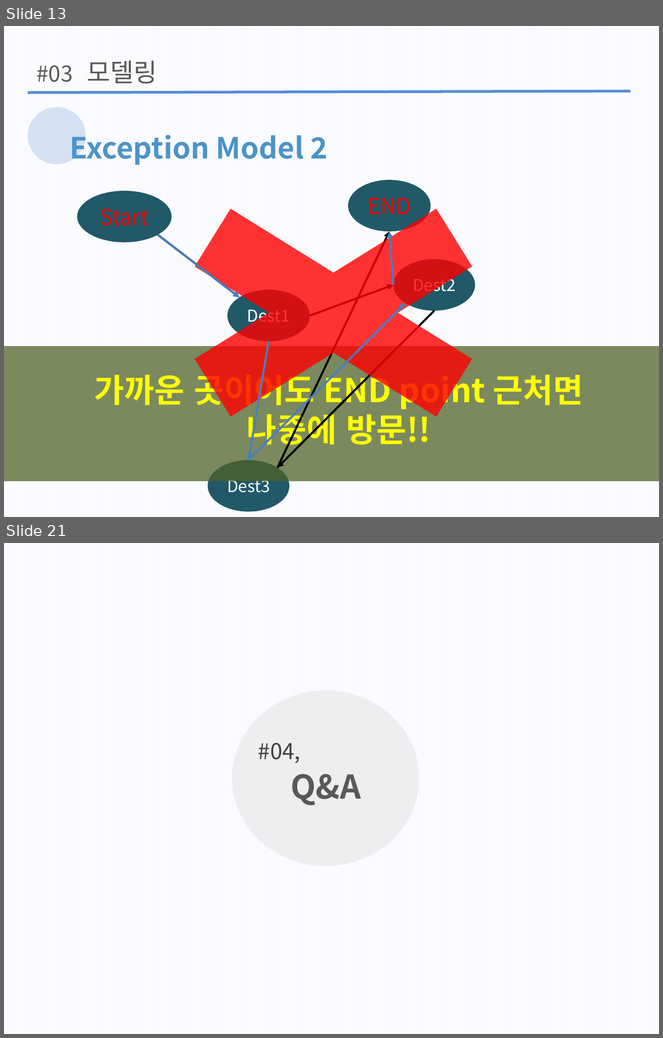
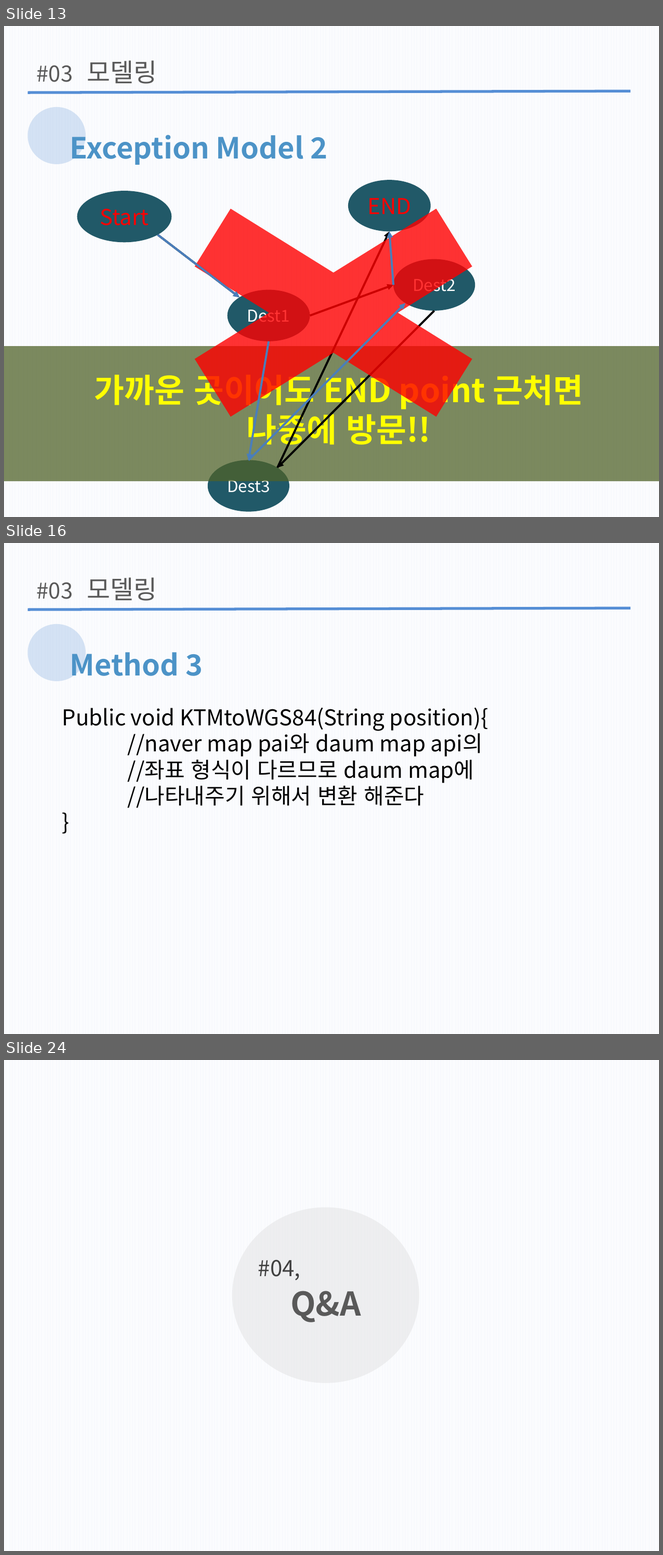
Before and after one commit to wlgh325/DS, a slide deck: 자구발표2.pptx. Shown one above the other, each under a label of ours: slides 13 and 21 before the commit, slides 13, 16 and 24 after it; the slides between them are not shown. The pictures are 663x1038 and 663x1555 pixels, drawn with LibreOffice and Linux fonts; fonts in the diff are those of the drawing. Boxes give left, top, right and bottom in pixels: in the first picture for what was removed or moved away, otherwise in the second. Text is boxed around its words. In the diff, an @@ line names an element or a change of style, - is before the commit and + after.

```diff
--- a/자구발표2.pptx
+++ b/자구발표2.pptx
@@ slide 16 added at (4, 543, 659, 1034), background pattern #FFFFFF on #F6F8FC @@
@@ text added at (37, 582, 73, 599), 24 pt, text #595959 @@
+#03
@@ text added at (87, 577, 157, 601), 28 pt, text #595959 @@
+모델링
@@ line added from (27, 610) to (631, 608), #558ED5 3 pt @@
@@ ellipse added at (27, 624, 85, 681), fill #558ED5 at 23% opacity @@
@@ text added at (70, 652, 203, 676), 32 pt, text #4C93C7, bold @@
+Method 3
@@ text added at (62, 707, 489, 808), 24 pt, text #000000 @@
+Public void KTMtoWGS84(String position){
+//naver map pai와 daum map api의
+//좌표 형식이 다르므로 daum map에
+//나타내주기 위해서 변환 해준다
+}
@@ what was slide 21 is now slide 24 @@
```
Also in this commit, not shown: 11 slides changed, 2 other slides added.
